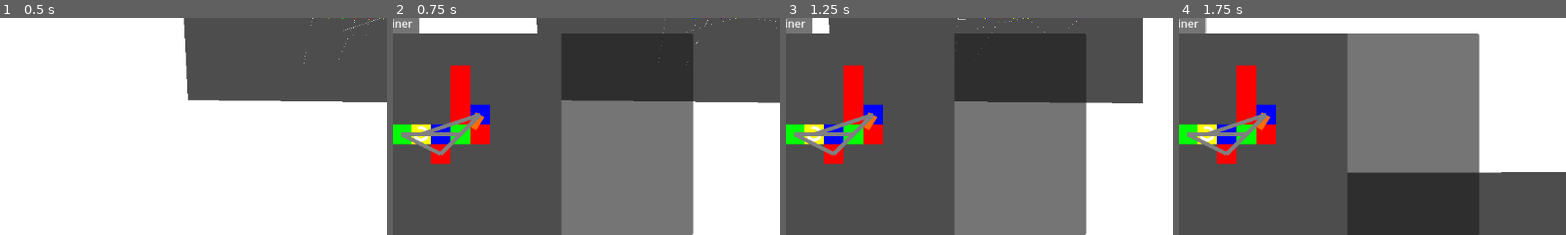
Above: before the commit, frames 1-4 (left to right).
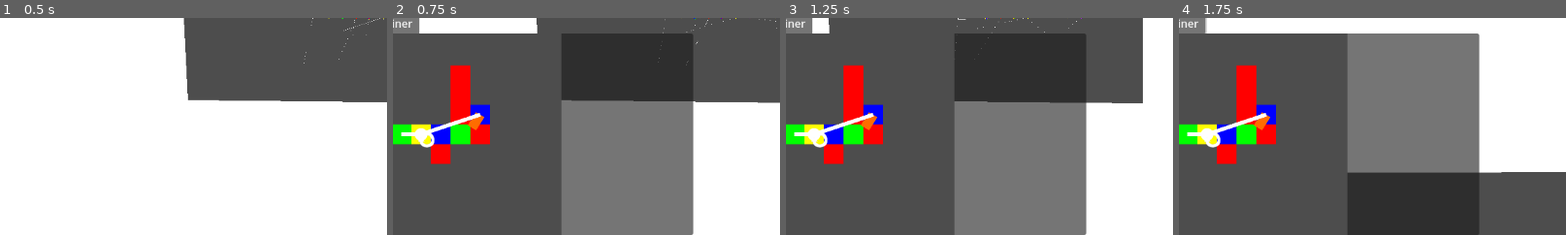
Above: after the commit, the same moments.

Repository: 06gusmog/EVOLUTIONATOR-4000
Game: Godot game, scene res://Misc/world.tscn
Same seed, same stepped clock (60 frames per second), same inputs: the game is played once before the commit and once after it.
Inputs (mouse positions are % of the whole screen's width and height, from its top left):
- Up to frame 1 (0.5 s): no input
- Up to frame 2 (0.75 s): move the mouse to (50, 50) at 0.52 s; press the mouse at (50, 50) at 0.53 s; hold Right (right) from 0.53 s (still down)
- Up to frame 3 (1.25 s): keep holding Right (right)
- Up to frame 4 (1.75 s): move the mouse to (34, 50) at 1.27 s; release Right (right) at 1.28 s; release the mouse at (34, 50) at 1.28 s; hold Down (down) from 1.28 s (still down); tap Shift (zoom_in) at 1.35 s; click (34, 50) at 1.42 s
The pictures show only the part of the screen within x 9-59%, y 50-100%; the shares and areas given below are measured in that part.

Frame 1 is identical in both runs. In frame 2, 1.2% of the frame differs, in the area x 2-23%, y 43-64%; in frame 3, 1.2%; in frame 4, 1.2%.

Commit message:
relevant connections
Now it filtheras so only relevant connections show up. I added 2 tags to the cell types: 'Input' and 'Output' which are used to only render relevant connections.

Diff:
--- a/Godot/Cell Types/Scripts/EyeCell.gd
+++ b/Godot/Cell Types/Scripts/EyeCell.gd
@@ -11,6 +11,7 @@
 	distance = sauce_values[1] * distance_factor
 	ray_cast_2d.target_position = Vector2(cos(angle), sin(angle)) * distance
 	line_2d.points = [Vector2(0,0), ray_cast_2d.target_position]
+	tags.append('Output')
 
 func _update_output(input):
 	if ray_cast_2d.is_colliding():
--- a/Godot/Cell Types/Scripts/MoveCell.gd
+++ b/Godot/Cell Types/Scripts/MoveCell.gd
@@ -11,6 +11,7 @@
 	strength = sauce_values[1] * movement_tweak
 	force = Vector2(cos(angle), sin(angle)) * strength
 	sprite_2d_2.rotation = angle - PI/2
+	tags.append('Input')
 
 func _act(input, delta):
 	get_parent().apply_impulse(input * force * delta, position)
--- a/Godot/Cell Types/Scripts/NeuronCell.gd
+++ b/Godot/Cell Types/Scripts/NeuronCell.gd
@@ -9,6 +9,8 @@
 	weight = acquired_sauce[1] * sign
 	sign = int(acquired_sauce[2]) * 2 - 1
 	constant = acquired_sauce[3] * sign
+	tags.append('Output')
+	tags.append('Input')
 
 func _update_output(input):
 	output = input * weight + constant
--- a/Godot/Cell Types/Scripts/RotationCell.gd
+++ b/Godot/Cell Types/Scripts/RotationCell.gd
@@ -3,6 +3,7 @@
 
 func _interpret_special_sauce(special_sauce):
 	weight = get_from_sauce(special_sauce, ["weight"])[0] * movement_tweak
+	tags.append('Input')
 
 func _update_output(input):
 	output = 0
--- a/Godot/Misc/UI assets/connection.gd
+++ b/Godot/Misc/UI assets/connection.gd
@@ -2,15 +2,18 @@
 
 var from: Vector2
 var to: Vector2
+var origin_cellID: int
 var sprite
 
-func make_connection(from, to):
+func make_connection(from, to, origin: int):
+	origin_cellID = origin
 	if from == to:
 		var self_connection_sprite = load("res://Misc/UI assets/connection_to_self.png")
 		sprite = Sprite2D.new()
 		sprite.texture = self_connection_sprite
 		sprite.position = from
 		sprite.scale = Vector2(0.01, 0.01)
+		sprite.offset = Vector2(30,30)
 		add_child(sprite)
 	else:
 		sprite = Line2D.new()
--- a/Godot/Misc/UI assets/visual_creature.gd
+++ b/Godot/Misc/UI assets/visual_creature.gd
@@ -1,20 +1,30 @@
 extends Node2D
 var creature
 const connection_node = preload("res://Misc/UI assets/connection.tscn")
-
+const white_dot = preload("res://Misc/UI assets/white_dot.png")
 
 # Called when the node enters the scene tree for the first time.
 func _ready(): #NOTE Creates every cell as a sprite2D named after the index, and the cells connections as line2D's as its children, with them being named after their target cell.
 	#DNA = generate_random_DNA(3)
 	var i = 0
 	for cell in creature.cells:
-		var cell_instance = cell.duplicate()
+		var cell_instance = cell.duplicate() # Dot on output, connections on input
 		var cell_instance_connections = cell.connections
+		cell_instance.tags = cell.tags
 		add_child(cell_instance)
-		for connection in cell_instance_connections:
-			var connection_visual = connection_node.instantiate()
-			cell_instance.add_child(connection_visual)
-			connection_visual.make_connection(cell_instance.position, creature.cells[int(connection)].position) #NOTE index out of range error
+		if 'Input' in cell.tags:
+			for connection in cell_instance_connections:
+				if 'Output' in creature.cells[int(connection)].tags:
+					var connection_visual = connection_node.instantiate()
+					cell_instance.add_child(connection_visual)
+					connection_visual.make_connection(cell_instance.position, creature.cells[int(connection)].position, int(connection)) #NOTE index out of range error
+
+		if 'Output' in cell.tags:
+			var dot_sprite = Sprite2D.new()
+			dot_sprite.texture = white_dot
+			dot_sprite.scale = Vector2(0.01,0.01)
+			dot_sprite.name = 'Dot'
+			cell_instance.add_child(dot_sprite)
 		i += 1
 
 func tick_forward(inputs):
--- a/Godot/Misc/UserInterface.gd
+++ b/Godot/Misc/UserInterface.gd
@@ -19,10 +19,21 @@
 	for sim_cell in creature_sim.get_child(0).get_children():
 		if sim_cell is Camera2D:
 			continue
-		var output = real_cells[i].output
-		for connection in sim_cell.get_children():
-			if connection is CONNECTION2D:
-				connection.update_output(output)
+		#print(sim_cell.tags)
+		if 'Output' in sim_cell.tags:
+			var output = real_cells[i].output
+			var dot_sprite = sim_cell.get_node('Dot')
+			var hue = (output + 1) / 2
+			dot_sprite.modulate = Color(hue,hue,hue)
+		if 'Input' in sim_cell.tags:
+			#print(sim_cell.tags)
+			for connection in sim_cell.get_children():
+				#print(connection)
+				if connection is CONNECTION2D: # theres some other sprites and stuff in there that I have to filther out.
+					#print('hello')
+					var output_origin = connection.to
+					connection.update_output(real_cells[connection.origin_cellID].output)
+
 		i += 1
 
 
--- a/Godot/Standards/Cell.gd
+++ b/Godot/Standards/Cell.gd
@@ -4,7 +4,7 @@
 #-- Variables --
 var cellID : String
 var type : String
-var tags : Array # Eats, Uneatable
+var tags : Array # Eats, Uneatable, Output
 var energy_consumption = 1.0
 var connections : Array
 var input : float
Binary file added: Godot/Misc/UI assets/white_dot.png
Not shown, added: Godot/Misc/UI assets/white_dot.png.import
